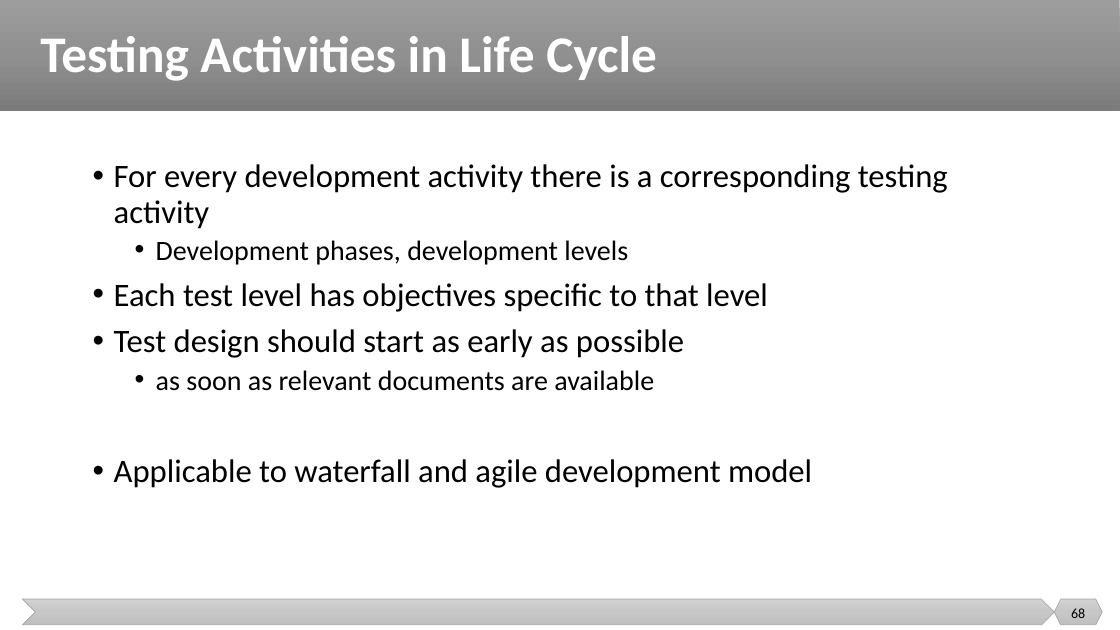
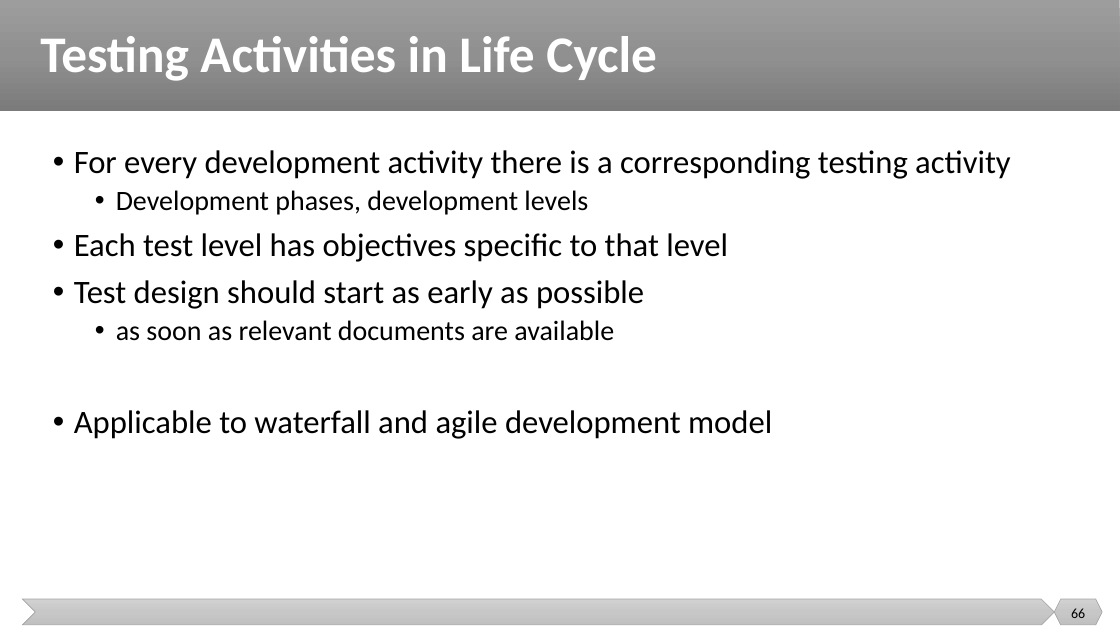
Before and after one commit to malenezi/malenezi, a slide deck: slide 66 of SE401/Lectures/2-Software Quality/Software Quality.pptx (slide 68 before the commit). Drawn at 1120x630 pixels with LibreOffice and Linux fonts; fonts in the diff are those of the drawing. Boxes give left, top, right and bottom in pixels: in the first picture for what was removed or moved away, otherwise in the second. Text is boxed around its words. In the diff, an @@ line names an element or a change of style, - is before the commit and + after.

```diff
--- a/SE401/Lectures/2-Software Quality/Software Quality.pptx
+++ b/SE401/Lectures/2-Software Quality/Software Quality.pptx
@@ text "For every development activity there ..." rewrapped from <box>114,164,948,488</box> to <box>74,150,1011,439</box> @@
@@ page number at <box>1071,608,1085,618</box>: text changed @@
-68
+66
```
Also in this commit, not shown: 3 other slides changed, 3 slides removed, 2 other files.
